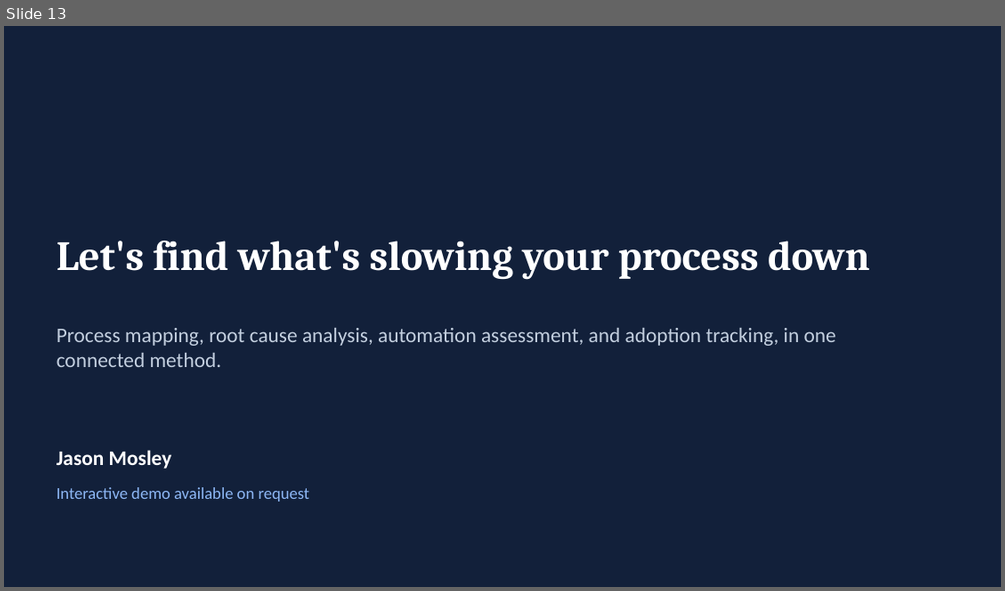
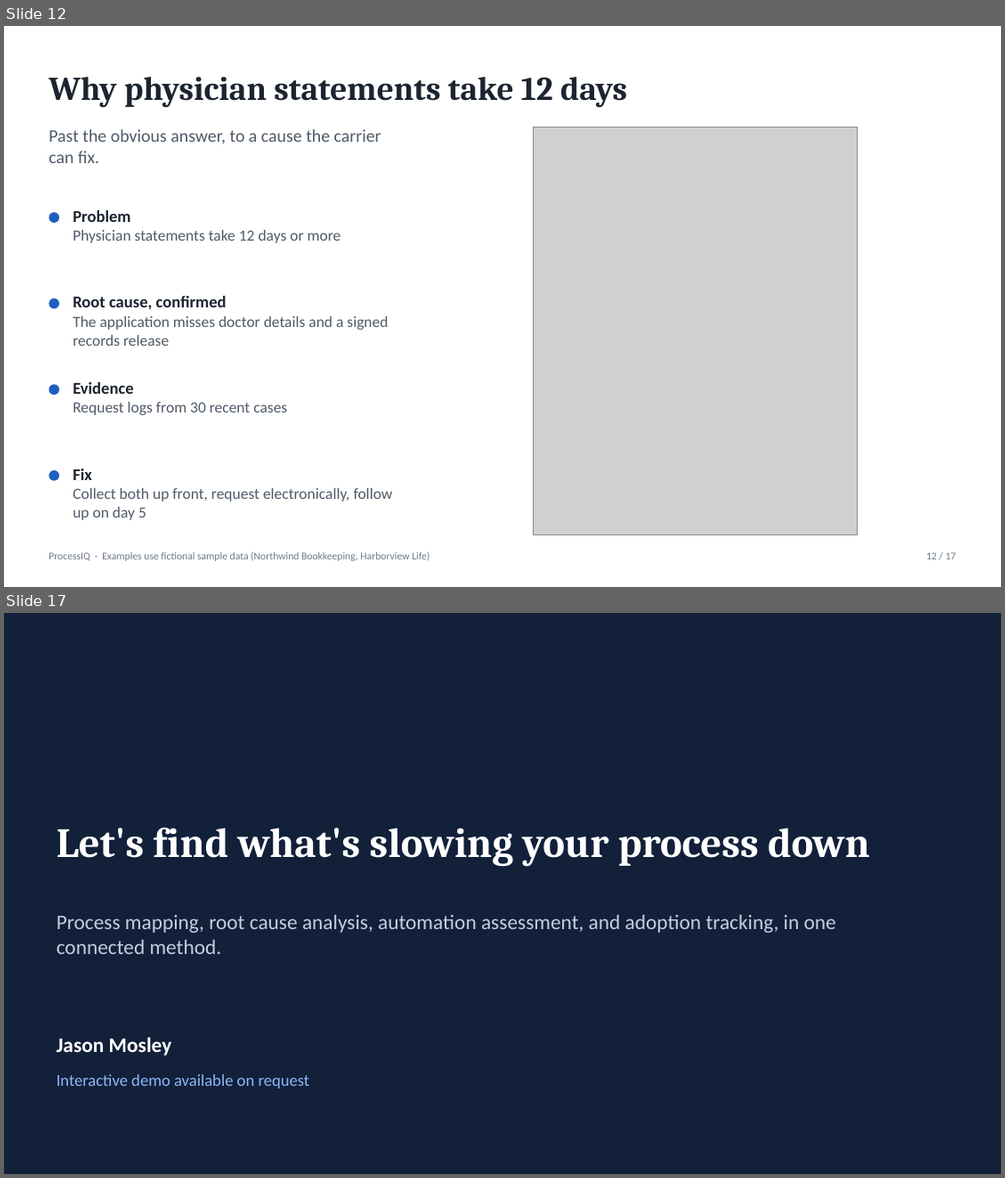
Before and after one commit to jedwardmosley-cell/mosley-foundry, a slide deck: ProcessIQ/ProcessIQ-Presentation.pptx. Shown one above the other, each under a label of ours: slide 13 before the commit, slides 12 and 17 after it; the slides between them are not shown. The pictures are 1005x591 and 1005x1178 pixels, drawn with LibreOffice and Linux fonts; fonts in the diff are those of the drawing; grey boxes stand for pictures. Boxes give left, top, right and bottom in pixels: in the first picture for what was removed or moved away, otherwise in the second. Text is boxed around its words. In the diff, an @@ line names an element or a change of style, - is before the commit and + after.

```diff
--- a/ProcessIQ/ProcessIQ-Presentation.pptx
+++ b/ProcessIQ/ProcessIQ-Presentation.pptx
@@ slide 12 added at (4, 26, 1001, 587), background #FFFFFF @@
@@ title added at (48, 77, 627, 108), 32 pt, text #1C2430, bold @@
+Why physician statements take 12 days
@@ text added at (48, 129, 381, 163), 17 pt, text #4F5A68 @@
+Past the obvious answer, to a cause the carrier can fix.
@@ picture added at (533, 127, 858, 534) @@
@@ ellipse added at (48, 212, 59, 223), fill #1F5FBF @@
@@ text added at (73, 210, 341, 243), 15 pt, text #4F5A68 @@
+Problem
+Physician statements take 12 days or more
@@ ellipse added at (48, 298, 59, 309), fill #1F5FBF @@
@@ text added at (73, 296, 388, 346), 15 pt, text #4F5A68 @@
+Root cause, confirmed
+The application misses doctor details and a signed records release
@@ ellipse added at (48, 384, 59, 394), fill #1F5FBF @@
@@ text added at (73, 382, 287, 415), 15 pt, text #4F5A68 @@
+Evidence
+Request logs from 30 recent cases
@@ ellipse added at (48, 470, 59, 481), fill #1F5FBF @@
@@ text added at (73, 468, 393, 520), 15 pt, text #4F5A68 @@
+Fix
+Collect both up front, request electronically, follow up on day 5
@@ text added at (48, 551, 429, 561), 10 pt, text #6F7A88 @@
+ProcessIQ · Examples use fictional sample data (Northwind Bookkeeping, Harborview Life)
@@ text added at (926, 552, 956, 559), 10 pt, text #6F7A88 @@
+12 / 17
@@ what was slide 13 is now slide 17 @@
```
Also in this commit, not shown: 11 slides changed, 3 other slides added, 3 other files.
